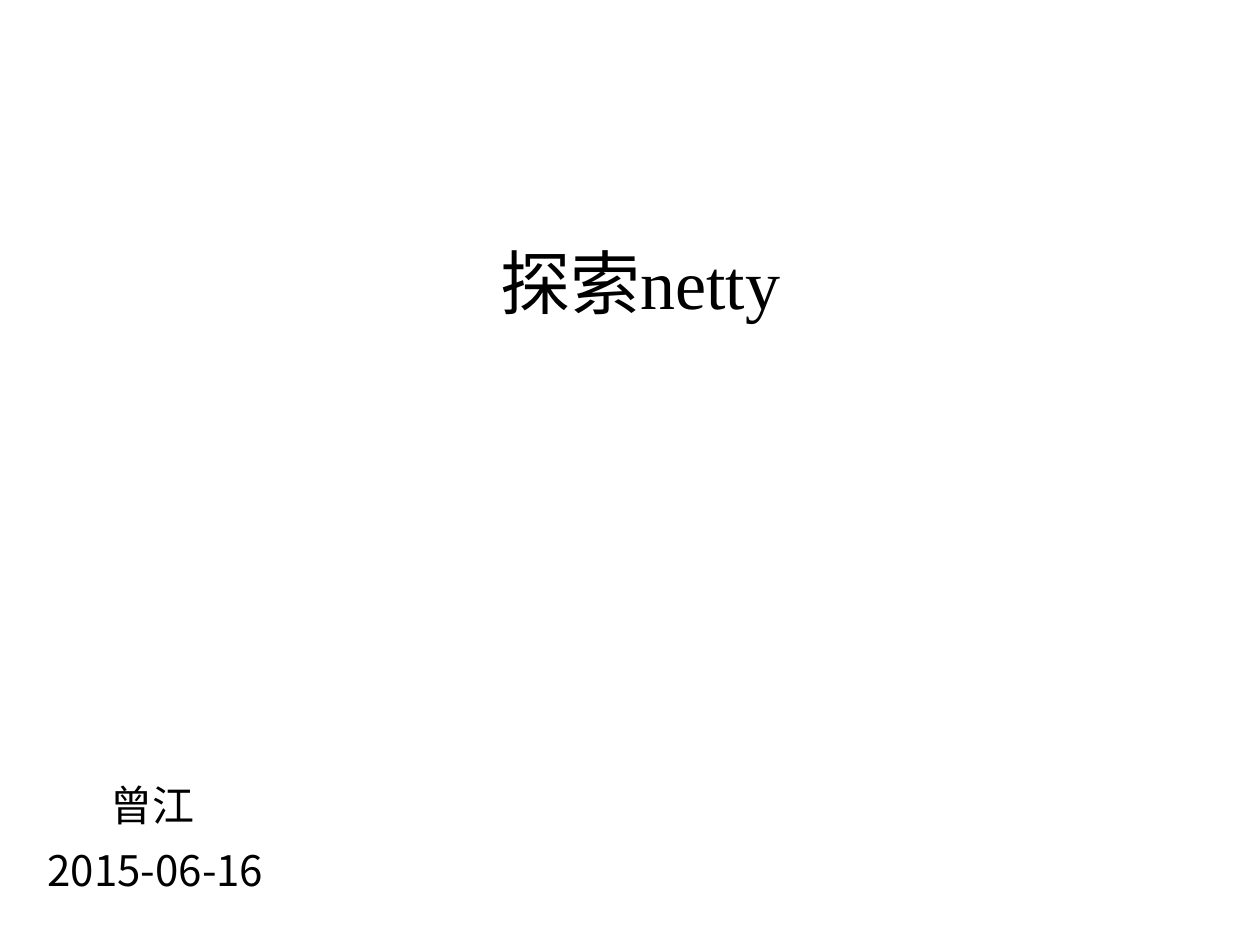
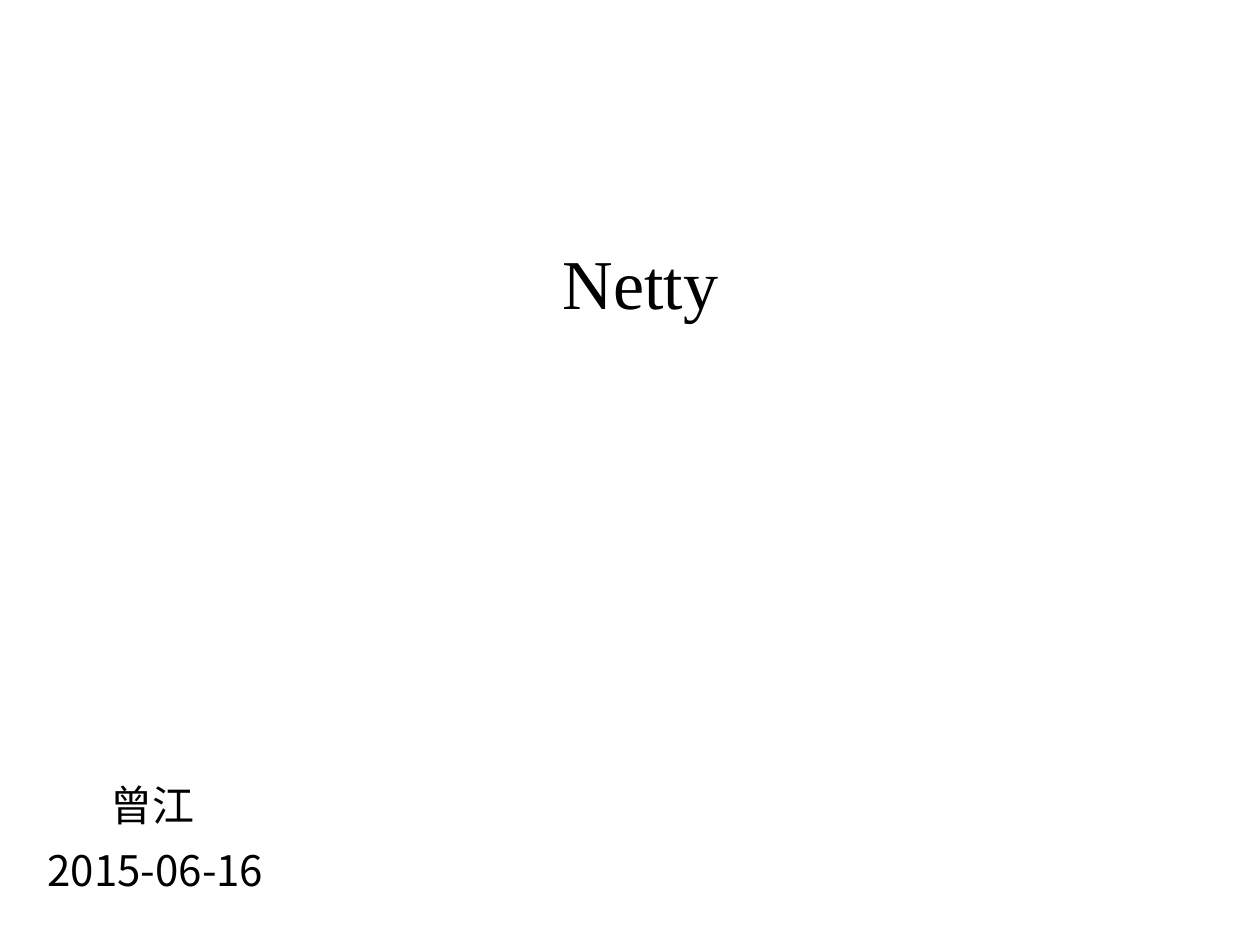
Before and after one commit to yilong7797/01-document, a slide deck: slide 1 of 05-netty/netty.pptx. Drawn at 1260x945 pixels with LibreOffice and Linux fonts; fonts in the diff are those of the drawing; background and template pictures are left out. Boxes give left, top, right and bottom in pixels: in the first picture for what was removed or moved away, otherwise in the second. Text is boxed around its words. In the diff, an @@ line names an element or a change of style, - is before the commit and + after.

Commit message:
netty.ppt

```diff
--- a/05-netty/netty.pptx
+++ b/05-netty/netty.pptx
@@ text at (563,263,718,322): text changed @@
-探索netty
+Netty
```
Also in this commit, not shown: 14 other slides changed, 21 slides added, 18 slides removed, 1 other file.
